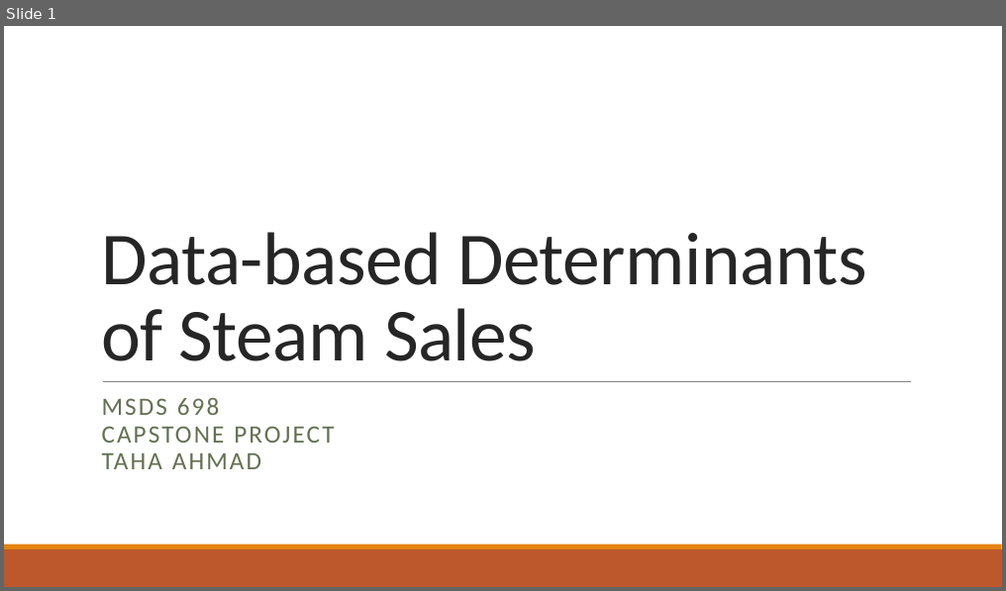
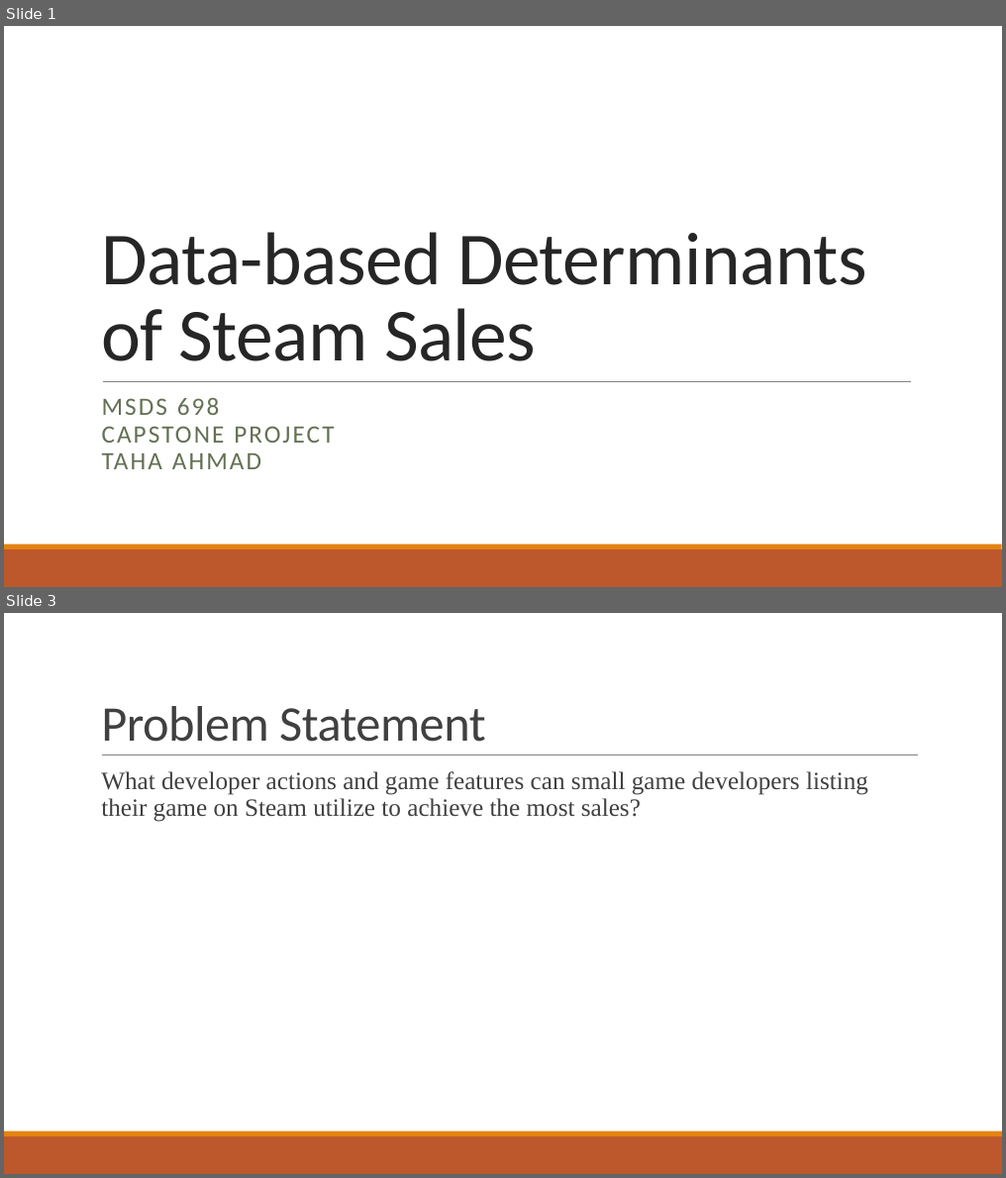
Before and after one commit to abnormalPotassium/SteamSalesModeling, a slide deck: Ahmad_698Capstone_SteamSales.pptx. Shown one above the other, each under a label of ours: slide 1 before the commit, slides 1 and 3 after it; the slides between them are not shown. The pictures are 1006x591 and 1006x1178 pixels, drawn with LibreOffice and Linux fonts; fonts in the diff are those of the drawing. Boxes give left, top, right and bottom in pixels: in the first picture for what was removed or moved away, otherwise in the second. Text is boxed around its words. In the diff, an @@ line names an element or a change of style, - is before the commit and + after.

```diff
--- a/Ahmad_698Capstone_SteamSales.pptx
+++ b/Ahmad_698Capstone_SteamSales.pptx
@@ slide 3 added at (4,613,1002,1174), background #FFFFFF; not listed: 2 template elements that a slide beside it also shows @@
@@ title added at (101,706,485,742), 48 pt, text #404040 @@
+Problem Statement
@@ line added from (102, 756) to (918, 756), #808080 0.5 pt @@
@@ text added at (101,771,868,822), 24 pt, text #404040 @@
+  What developer actions and game features can small game developers listing their game on Steam utilize to achieve the most sales?
```
Also in this commit, not shown: 16 other slides added, 2 other files.
